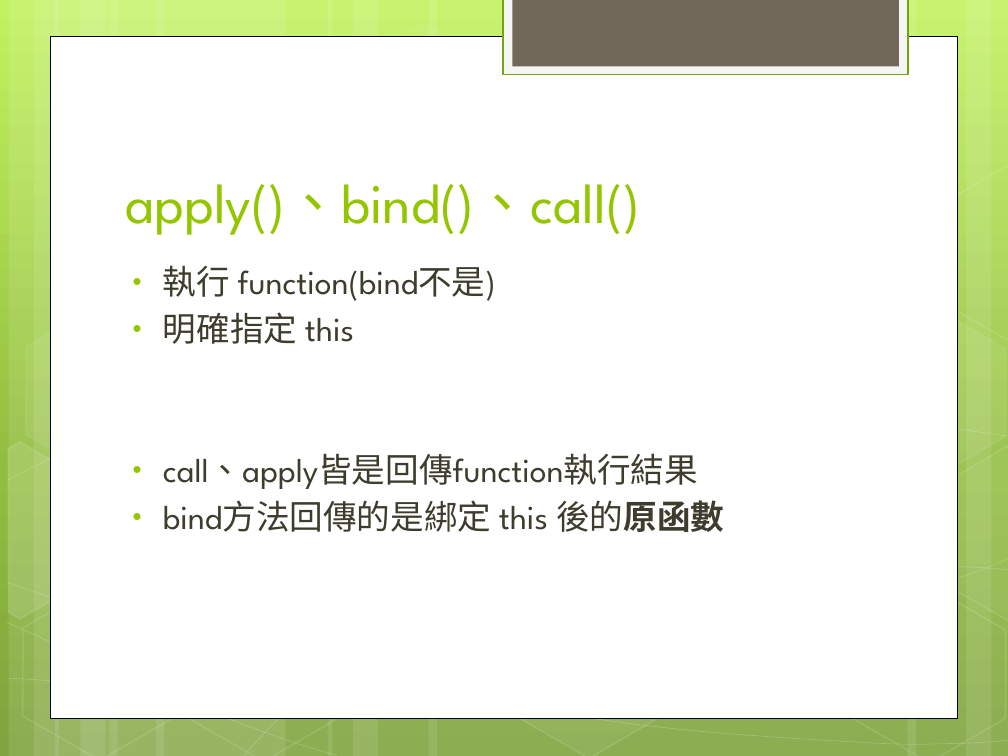
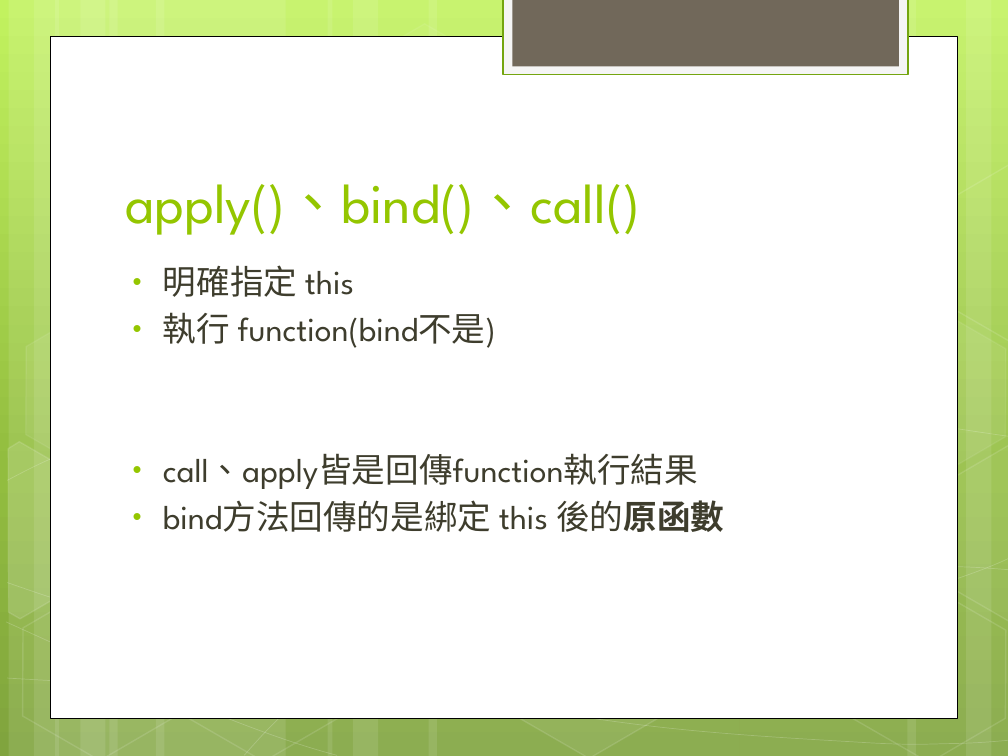
Before and after one commit to jackru6g6/JavaScript_Education, a slide deck: slide 7 of JavaScript教學及應用_08.22報告.pptx (slide 8 before the commit). Drawn at 1008x756 pixels with LibreOffice and Linux fonts; fonts in the diff are those of the drawing. Boxes give left, top, right and bottom in pixels: in the first picture for what was removed or moved away, otherwise in the second. Text is boxed around its words. In the diff, an @@ line names an element or a change of style, - is before the commit and + after.

```diff
--- a/JavaScript教學及應用_08.22報告.pptx
+++ b/JavaScript教學及應用_08.22報告.pptx
@@ text at (163, 265, 354, 297): paragraph added @@
+• 明確指定 this
@@ text at (163, 312, 354, 344): paragraph removed @@
-• 明確指定 this
```
Also in this commit, not shown: 3 other slides changed, 3 slides removed.
